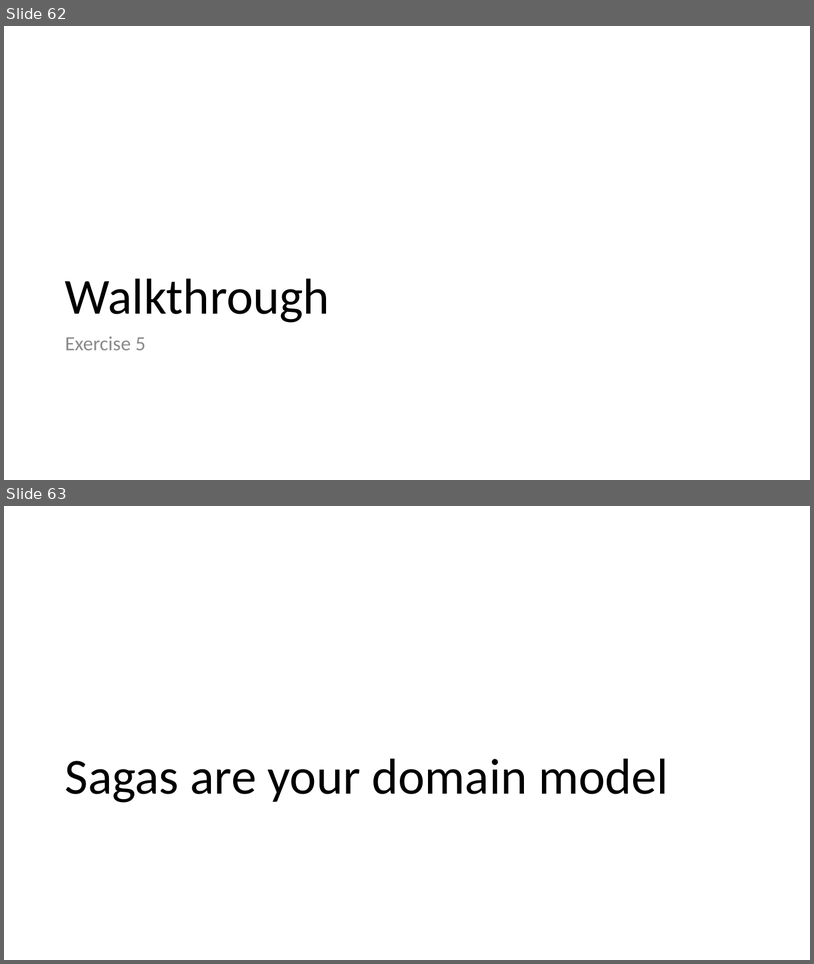
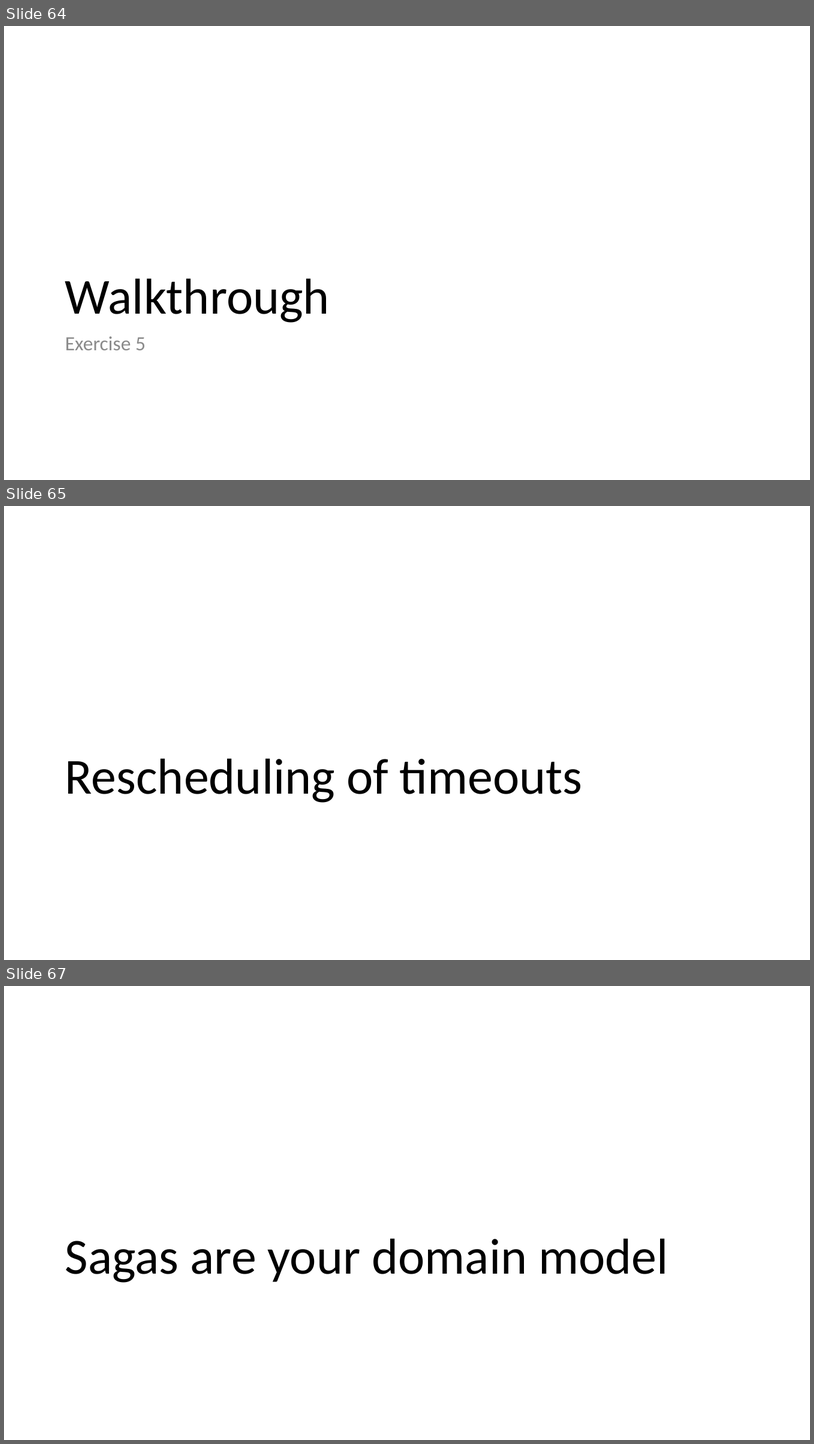
Before and after one commit to Particular/SagaMasterClass, a slide deck: SagaMasterClass.pptx. Shown one above the other, each under a label of ours: slides 62 and 63 before the commit, slides 64, 65 and 67 after it; the slides between them are not shown. The pictures are 814x964 and 814x1444 pixels, drawn with LibreOffice and Linux fonts; fonts in the diff are those of the drawing. Boxes give left, top, right and bottom in pixels: in the first picture for what was removed or moved away, otherwise in the second. Text is boxed around its words. In the diff, an @@ line names an element or a change of style, - is before the commit and + after.

```diff
--- a/SagaMasterClass.pptx
+++ b/SagaMasterClass.pptx
@@ slide 65 added at [4,506,810,960], background #FFFFFF @@
@@ title added at [65,758,583,802], 60 pt, text #000000 @@
+Rescheduling of timeouts
@@ what was slide 62 is now slide 64 @@
@@ what was slide 63 is now slide 67 @@
```
Also in this commit, not shown: 13 slides changed, 4 other slides added.
